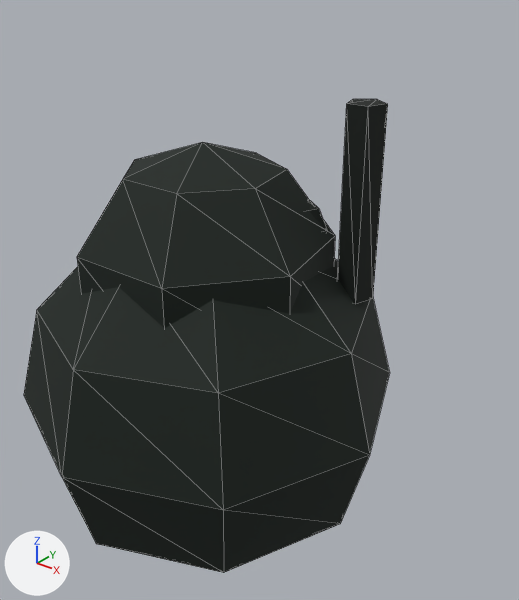
An edit to the glTF model server/src/main/resources/public/models/life/xuanwu.glb, drawn before and after from the same camera.
The view is the same before and after, from a camera (50 mm lens) standing at (1.196, -1.275, 1.288) and looking at (0.105, 0.089, 0.442). The lights are fixed; the arrows at lower left show +X, +Y and +Z. The older version comes first. Mesh edges are drawn as thin lines. Vertices at exactly the same position are counted once.

In view in the first picture: 'xuanwu_body'.
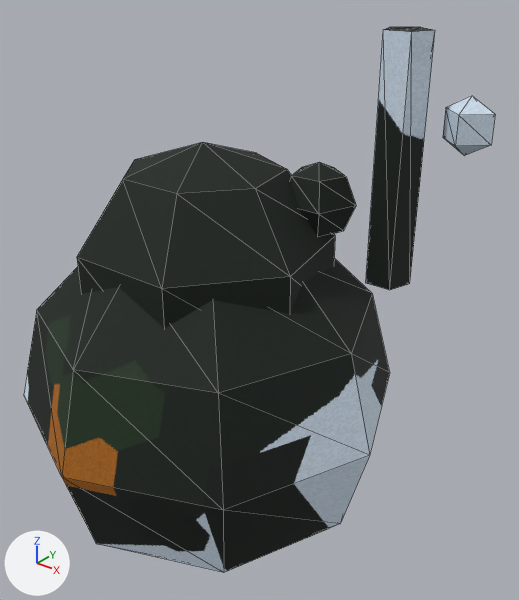
The newer file is also rescaled (x3.0) as a whole; pictures and numbers use the older file's frame.

Where the change shows, as pixel boxes [x1, y1, x2, y2] in the pictures (519 x 600 px; the box of a moved part takes in the faces that stretch with it):
'xuanwu_body', reshaped (29% wider, 15% taller)
    before: [24, 99, 389, 573]
    after: [24, 27, 495, 573]
part 1 of me_xuanwu_body, added
    after: [290, 162, 356, 237]
part 2 of me_xuanwu_body, added
    after: [366, 27, 435, 290]
part 3 of me_xuanwu_body, moved or reshaped
    before: [309, 99, 388, 304]
    after: [443, 96, 495, 156]
part 4 of me_xuanwu_body, recoloured
    both: [24, 173, 383, 573]
part 5 of me_xuanwu_body, recoloured
    both: [24, 173, 383, 573]

Diff of the bpy script that builds the scene:
```diff
--- a/server/src/main/resources/public/models/life/xuanwu.glb.py
+++ b/server/src/main/resources/public/models/life/xuanwu.glb.py
@@ img_creature_tex @@
+img_creature_tex = load_image('creature_tex', '_unpacked/creature_tex', 384, 384, 'sRGB')
@@ mat_xuanwu_body_mat @@
+mat_xuanwu_body_mat = bpy.data.materials.new('xuanwu_body_mat')
+# uses the picture img_creature_tex
@@ me_xuanwu_body @@
 # used by ob_xuanwu_body; location = (0.0, 0.0, 0.0)
-me_xuanwu_body.from_pydata(...)  # 107 vertices, 194 faces; spans x -0.52..0.52, y -0.52..0.52, z -0.34..0.97
+me_xuanwu_body.from_pydata(...)  # 147 vertices, 258 faces; spans x -0.52..0.581, y -0.52..0.52, z -0.34..1.13
+# me_xuanwu_body part 1: a new loose piece, a UV sphere (5 segments, 4 rings, poles along z) spanning x 0.125..0.315, y 0.099..0.28, z 0.62..0.82, in mat_xuanwu_body_mat
+# me_xuanwu_body part 2: a new loose piece, a 5-sided cylinder along z spanning x 0.323..0.437, y 0.231..0.34, z 0.51..1.13, in mat_xuanwu_body_mat
+# me_xuanwu_body part 3
+# 24 vertices are removed from x 0.104..0.368, y 0.085..0.27, z 0.47..0.97
+# 46 faces are deleted
+# 3 vertices move from x 0.147..0.291, y 0.104..0.18, z 0.47..0.593 to x -0.14..0.033, y -0.178..0.08, z 0.42..0.495
+# 37 vertices are added at x -0.209..0.581, y -0.178..0.411, z 0.3..0.99
+# 64 new faces join them
+# me_xuanwu_body part 4: 148 kept faces spanning x -0.52..0.52, y -0.52..0.52, z -0.34..0.87 get new vertex colours; the middle colour goes from black #0b1911 to white #ffffff
+# me_xuanwu_body part 5: 148 faces spanning x -0.52..0.52, y -0.52..0.52, z -0.34..0.87 switch from mat_creature_vertex to mat_xuanwu_body_mat
```
